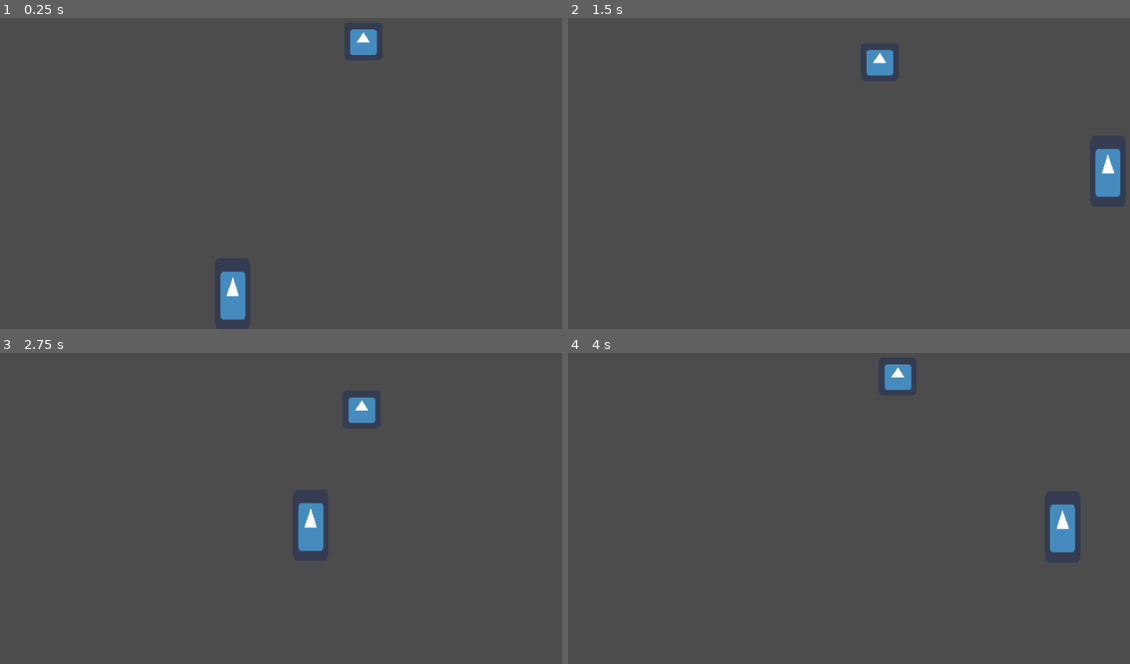
Above: before the commit, frames 1-4 (two rows, left to right).
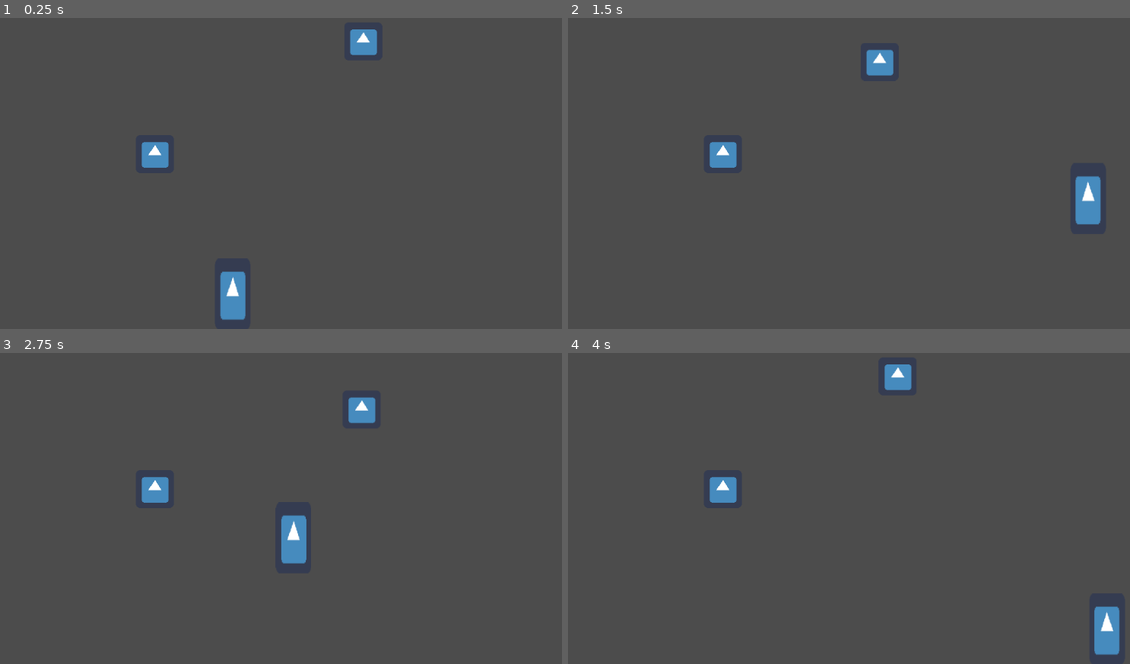
Above: after the commit, the same moments.

Repository: Luxxdev/GameJamPlus
Game: Godot game, scene res://Scenes/TestScene.tscn
Two runs of this game, one before a commit and one after it. Both use one fixed random seed, a clock stepped at 60 frames per second and the inputs below. The engine's default icon, where the game draws it, is replaced by a stand-in: a white triangle on a blue panel in a dark square.
Inputs:
- Up to frame 1 (0.25 s): no input
- Up to frame 2 (1.5 s): hold Right (ui_right) from 0.53 s (still down); tap C (Dash) at 0.6 s; tap Space (Jump) at 0.77, 0.8, 1.07, 1.35 s
- Up to frame 3 (2.75 s): tap Space (Jump) at 1.52, 1.82, 2.3 s; tap C (Dash) at 1.55, 2.1 s; release Right (ui_right) at 2.03 s; hold Left (ui_left) from 2.03 s (still down)
- Up to frame 4 (4 s): release Left (ui_left) at 2.78 s; hold Right (ui_right) from 2.78 s (still down); tap C (Dash) at 2.85 s; tap Space (Jump) at 3.02, 3.32, 3.6, 3.77 s

The runs differ from the first frame. In frame 1, 0.4% of the frame differs, in the area x 25-31%, y 39-49%; in frame 2, 1.7%; in frame 3, 1.5%; in frame 4, 1.8%, in the area x 25-99%, y 39-98%.

Commit message:
dash and jump reset on attackhit

Diff:
--- a/Objects/Player.tscn
+++ b/Objects/Player.tscn
@@ -1,7 +1,10 @@
-[gd_scene load_steps=7 format=2]
+[gd_scene load_steps=8 format=2]
 
 [ext_resource path="res://icon.png" type="Texture" id=1]
 [ext_resource path="res://Scripts/PlayerScript.gd" type="Script" id=2]
+
+[sub_resource type="RectangleShape2D" id=5]
+extents = Vector2( 39.4667, 34.6667 )
 
 [sub_resource type="CapsuleShape2D" id=1]
 
@@ -26,6 +29,12 @@
 __meta__ = {
 "_edit_lock_": true
 }
+
+[node name="AttackArea" type="Area2D" parent="Sprite"]
+
+[node name="CollisionShape2D" type="CollisionShape2D" parent="Sprite/AttackArea"]
+shape = SubResource( 5 )
+disabled = true
 
 [node name="CollisionShape2D" type="CollisionShape2D" parent="."]
 visible = false
@@ -60,4 +69,8 @@
 wait_time = 0.15
 one_shot = true
 
+[node name="DashCooldown" type="Timer" parent="."]
+one_shot = true
+
+[connection signal="area_entered" from="Sprite/AttackArea" to="." method="_on_AttackArea_area_entered"]
 [connection signal="timeout" from="DashTimer" to="." method="_on_DashTimer_timeout"]
--- a/Scenes/TestScene.tscn
+++ b/Scenes/TestScene.tscn
@@ -20,6 +20,9 @@
 
 [sub_resource type="CircleShape2D" id=5]
 radius = 139.032
+
+[sub_resource type="CircleShape2D" id=6]
+radius = 40.0125
 
 [node name="Node2D" type="Node2D"]
 
@@ -62,5 +65,14 @@
 [node name="CollisionShape2D" type="CollisionShape2D" parent="StaticBody2D/Path2D/PathFollow2D/Sprite/PlayerAreaCheck"]
 shape = SubResource( 5 )
 
+[node name="Sprite" type="Sprite" parent="."]
+position = Vector2( 299, 305 )
+texture = ExtResource( 2 )
+
+[node name="Area2D" type="Area2D" parent="Sprite" groups=["DashTarget"]]
+
+[node name="CollisionShape2D" type="CollisionShape2D" parent="Sprite/Area2D"]
+shape = SubResource( 6 )
+
 [connection signal="body_entered" from="StaticBody2D/Path2D/PathFollow2D/Sprite/PlayerAreaCheck" to="StaticBody2D/Path2D/PathFollow2D" method="_on_PlayerAreaCheck_body_entered"]
 [connection signal="body_exited" from="StaticBody2D/Path2D/PathFollow2D/Sprite/PlayerAreaCheck" to="StaticBody2D/Path2D/PathFollow2D" method="_on_PlayerAreaCheck_body_exited"]
--- a/Scripts/PlayerScript.gd
+++ b/Scripts/PlayerScript.gd
@@ -14,8 +14,8 @@
 var moveDir = Vector2(-1,0)
 var noMovementInput = true
 var walking = false
-var acceleration = 75
-var maxSpeed = 150
+var acceleration = 100
+var maxSpeed = 200
 var canJump = true
 var justJumped = false
 var jumpHeight = 500
@@ -23,6 +23,7 @@
 var dashDirection
 var dashSpeed = 2000
 var canDash = true
+var isDashing = false
 #var currentCoyote = 0
 #var maxCoyote = 0.2
 var jumpDirection = Vector2(0,-1)
@@ -34,6 +35,8 @@
 onready var raycastSide2 = $WallRaycast/RayCastSides2
 onready var raycastUp = $RayCastUp
 onready var dashTimer = $DashTimer
+onready var dashCooldown = $DashCooldown
+onready var attackAreaColl = $Sprite/AttackArea/CollisionShape2D
 
 func _physics_process(_delta):
 	#motion.y = min(motion.y+gravity, maxGravity)
@@ -97,7 +100,7 @@
 		motion.y += gravity
 		sprite.flip_v = false
 
-	if Input.is_action_just_pressed("Dash") and canDash:
+	if Input.is_action_just_pressed("Dash") and canDash and dashCooldown.is_stopped():
 		Dash()
 	if Input.is_action_just_pressed("Jump") and inputEnabled:
 		Jump()
@@ -149,18 +152,17 @@
 func Jump():
 	if canJump:
 		if _check_is_valid_wall():
-			print(wallDirection)
 			jumpDirection.x = wallDirection
 			motion.x = maxSpeed*3*(jumpDirection.x)
 		else:
 			jumpDirection.x = moveDir.x * 2
 			motion.x = maxSpeed*(jumpDirection.x)
-			print(jumpDirection.x)
 
 		motion.y = jumpDirection.y * jumpHeight
 		#$JumpSound.play()
+		canDash = true
+		yield(get_tree().create_timer(0.01), "timeout")
 		canJump = false
-		canDash = true
 #		acceleration = airAcceleration
 #		justJumped = true
 #		yield(get_tree().create_timer(maxCoyoteTime), "timeout")
@@ -192,11 +194,24 @@
 func Dash():
 	dashDirection = GetDirection() * dashSpeed
 	dashTimer.start()
-	yield(get_tree().create_timer(0.05), "timeout")
+	dashCooldown.start()
+	isDashing = true
+	attackAreaColl.disabled = false
+	yield(get_tree().create_timer(0.01), "timeout")
 	canDash = false
 	canJump = false #IF não acertar um inimigo
 
 
 func _on_DashTimer_timeout():
+	isDashing = false
+	attackAreaColl.disabled = true
 	motion = Vector2(0,0)
 	pass # Replace with function body.
+
+
+func _on_AttackArea_area_entered(area):
+	if area.is_in_group("DashTarget"):
+		#dano no inimigo
+		yield(Dash(), "completed")
+		canDash = true
+		canJump = true
Not shown: 1 places in Scenes/TestScene.tscn that only renumber resources
